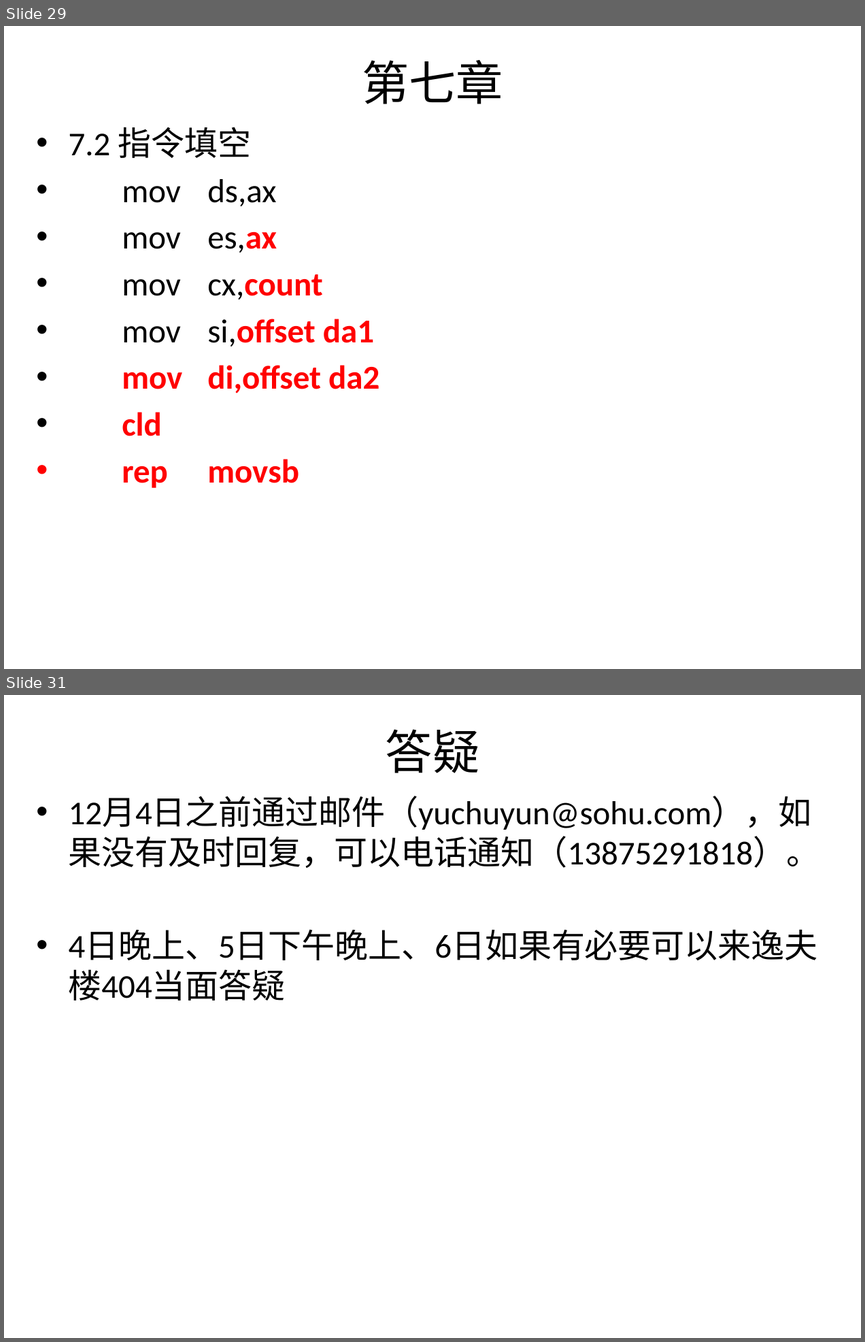
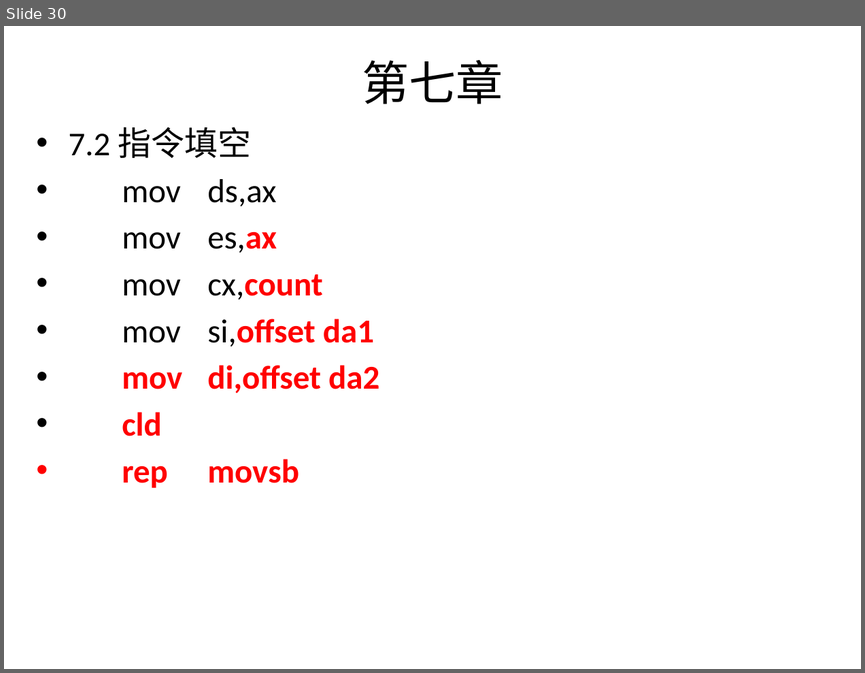
Before and after one commit to 3210448723/HnustExam, a slide deck: 汇编语言/汇编作业-有自己的修改.pptx. Shown one above the other, each under a label of ours: slides 29 and 31 before the commit, slide 30 after it; the slides between them are not shown. The pictures are 865x1342 and 865x673 pixels, drawn with LibreOffice and Linux fonts; fonts in the diff are those of the drawing. Boxes give left, top, right and bottom in pixels: in the first picture for what was removed or moved away, otherwise in the second. Text is boxed around its words. In the diff, an @@ line names an element or a change of style, - is before the commit and + after.

```diff
--- a/汇编语言/汇编作业-有自己的修改.pptx
+++ b/汇编语言/汇编作业-有自己的修改.pptx
@@ slide 31 removed at (x1=4, y1=695, x2=861, y2=1338), background #FFFFFF @@
@@ title removed at (x1=385, y1=729, x2=480, y2=773) @@
-答疑
@@ text removed at (x1=69, y1=797, x2=820, y2=960) @@
-• 12月4日之前通过邮件（yuchuyun@sohu.com），如果没有及时回复，可以电话通知（13875291818）。
-• 4日晚上、5日下午晚上、6日如果有必要可以来逸夫楼404当面答疑
@@ what was slide 29 is now slide 30 @@
```
Also in this commit, not shown: 1 slide changed, 1 slide added, 1 other slide removed.
